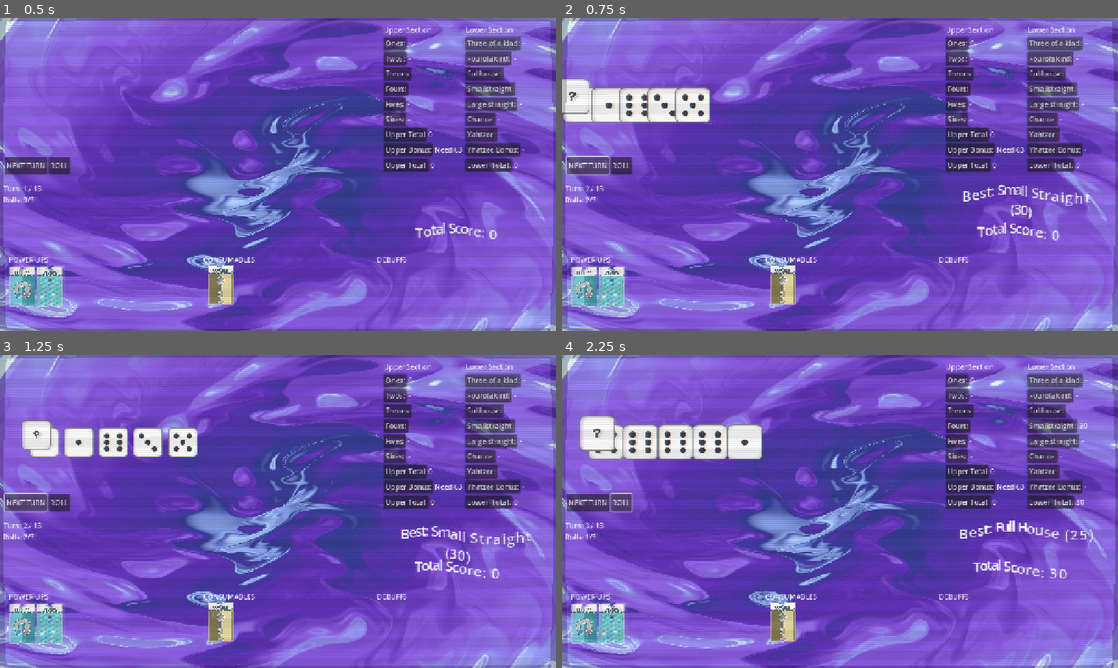
Above: before the commit, frames 1-4 (two rows, left to right).
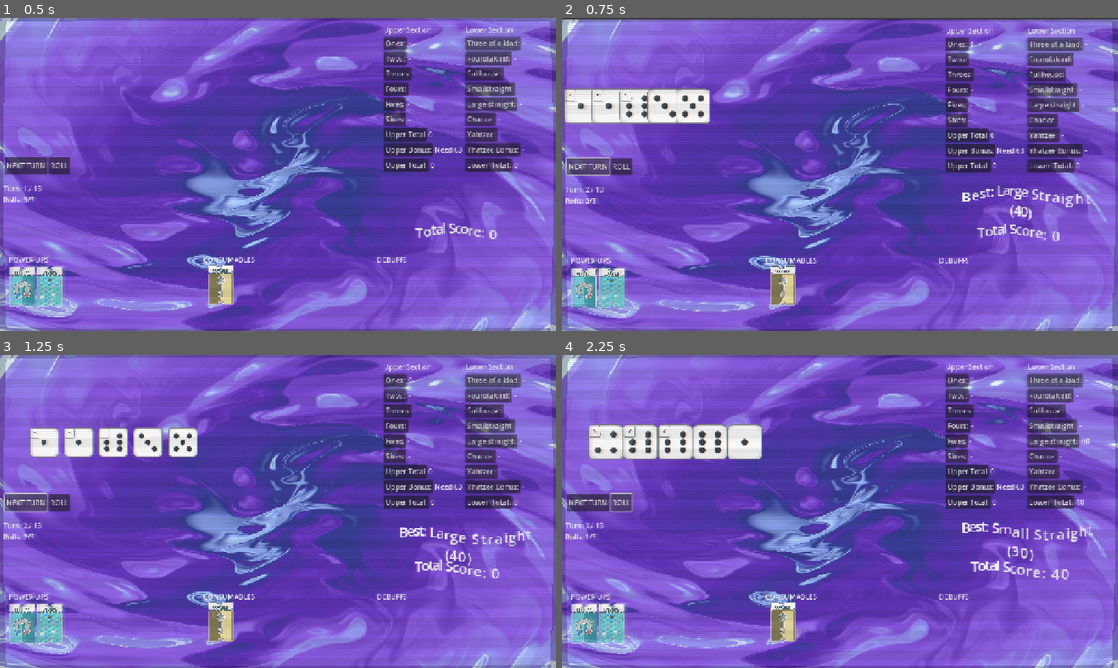
Above: after the commit, the same moments.

Repository: unclemoney/DiceRogue
Game: Godot game, scene res://Tests/DebuffTest.tscn
Same seed, same stepped clock (60 frames per second), same inputs: the game is played once before the commit and once after it. The project has no main scene, so this scene is started directly. The engine's default icon, where the game draws it, is replaced by a stand-in: a white triangle on a blue panel in a dark square.
Inputs:
- Up to frame 1 (0.5 s): no input
- Up to frame 2 (0.75 s): click "NEXT TURN" at 0.5 s
- Up to frame 3 (1.25 s): no input
- Up to frame 4 (2.25 s): click "NEXT TURN" at 1.25 s; click "ROLL" at 2 s

Frame 1 is identical in both runs. In frame 2, 8.3% of the frame differs, in the area x 0-100%, y 0-100%; in frame 3, 1.0%; in frame 4, 1.9%.

Commit message:
Add wildcard mod to multiple dice and UI tweaks
Expanded wildcard mod application to second and third dice in game_controller.gd. Updated ModIcon scene and script for new icon and tooltip offset. Changed WildCardMod display name to 'Wild Dice'. Increased extra rolls power-up to 10 rolls. Minor UI and animation adjustments for Yahtzee bonus feedback.

Diff:
--- a/Scenes/Mods/ModIcon.tscn
+++ b/Scenes/Mods/ModIcon.tscn
@@ -1,7 +1,7 @@
 [gd_scene load_steps=3 format=3 uid="uid://cn23jc2f30b7q"]
 
 [ext_resource type="Script" uid="uid://b2ncvkrk2usxe" path="res://Scripts/Mods/mod_icon.gd" id="1_1ncyp"]
-[ext_resource type="Texture2D" uid="uid://dhu773gp3lwd4" path="res://Resources/Art/Dice/BlueSquare.png" id="2_4yhde"]
+[ext_resource type="Texture2D" uid="uid://bw04snvvsy6q5" path="res://Resources/Art/Dice/dieWhite_borderWild.png" id="2_4yhde"]
 
 [node name="ModIcon" type="TextureRect"]
 custom_minimum_size = Vector2(30, 30)
@@ -14,9 +14,8 @@
 script = ExtResource("1_1ncyp")
 
 [node name="Sprite2D" type="Sprite2D" parent="."]
-visible = false
-position = Vector2(39, 39)
-scale = Vector2(0.075, 0.075)
+position = Vector2(11, 11)
+scale = Vector2(0.331618, 0.331618)
 texture = ExtResource("2_4yhde")
 
 [node name="TooltipBg" type="PanelContainer" parent="."]
@@ -25,6 +24,8 @@
 offset_bottom = 40.0
 
 [node name="Tooltip" type="Label" parent="TooltipBg"]
-visible = false
 layout_mode = 2
 text = "Tips"
+
+[connection signal="mouse_entered" from="." to="." method="_on_mouse_entered"]
+[connection signal="mouse_exited" from="." to="." method="_on_mouse_exited"]
--- a/Scripts/Core/dice_results.gd
+++ b/Scripts/Core/dice_results.gd
@@ -4,7 +4,7 @@
 var values: Array[int] = []
 var locked: Array[bool] = []
 var score: Dictionary = {}
-var dice_refs: Array[Dice] = []  # Add this to store dice references
+var dice_refs: Array[Dice] = []
 var scorecard: Scorecard = null
 
 func set_values(values: Array[int]) -> Dictionary:
--- a/Scripts/Core/game_controller.gd
+++ b/Scripts/Core/game_controller.gd
@@ -309,3 +309,27 @@
 				push_error("Failed to spawn wildcard mod")
 		else:
 			push_error("Failed to add wildcard mod - missing die or mod manager")
+		var second_die = dice_hand.dice_list[1]
+		if second_die and mod_manager:
+			print("Adding wildcard mod to second die")
+			var mod = mod_manager.spawn_mod("wildcard", second_die)
+			if mod:
+				second_die.add_mod(mod_manager.get_def("wildcard"))
+				print("Wildcard mod spawned successfully")
+			else:
+				print("Wildcard mod spawned failed")
+				push_error("Failed to spawn wildcard mod")
+		else:
+			push_error("Failed to add wildcard mod - missing die or mod manager")
+		var third_die = dice_hand.dice_list[2]
+		if third_die and mod_manager:
+			print("Adding wildcard mod to third die")
+			var mod = mod_manager.spawn_mod("wildcard", third_die)
+			if mod:
+				third_die.add_mod(mod_manager.get_def("wildcard"))
+				print("Wildcard mod spawned successfully")
+			else:
+				print("Wildcard mod spawned failed")
+				push_error("Failed to spawn wildcard mod")
+		else:
+			push_error("Failed to add wildcard mod - missing die or mod manager")
--- a/Scripts/Mods/WildCardMod.tres
+++ b/Scripts/Mods/WildCardMod.tres
@@ -7,7 +7,7 @@
 [resource]
 script = ExtResource("1_h72km")
 id = "wildcard"
-display_name = "Wild Card"
+display_name = "Wild Dice"
 description = "Allows the Dice to Count as Any Number"
 icon = ExtResource("1_m1i2y")
 scene = ExtResource("2_be2vc")
--- a/Scripts/Mods/mod_icon.gd
+++ b/Scripts/Mods/mod_icon.gd
@@ -2,7 +2,7 @@
 class_name ModIcon
 
 @export var data: ModData
-@export var tooltip_offset := Vector2(20, 20)
+@export var tooltip_offset := Vector2(-50, -50)
 
 @onready var tooltip: Label = $TooltipBg/Tooltip
 @onready var tooltip_bg: PanelContainer = $TooltipBg
@@ -13,7 +13,7 @@
 		return
 
 	if data:
-		texture = data.icon
+		#texture = data.icon
 		tooltip.text = data.display_name
 		tooltip_bg.visible = false
 	else:
--- a/Scripts/PowerUps/extra_rolls_power_up.gd
+++ b/Scripts/PowerUps/extra_rolls_power_up.gd
@@ -6,7 +6,7 @@
 func apply(target) -> void:
 	var tracker: TurnTracker = target as TurnTracker
 	if tracker:
-		tracker.MAX_ROLLS = 4
+		tracker.MAX_ROLLS = 10
 		emit_signal("max_rolls_changed", 4)
 	else:
 		push_error("[ExtraRolls] Invalid target passed to apply()")
--- a/Scripts/UI/score_card_ui.gd
+++ b/Scripts/UI/score_card_ui.gd
@@ -442,8 +442,6 @@
 	emit_signal("score_rerolled", section, category, score)
 
 func _on_yahtzee_bonus_achieved(points: int) -> void:
-	# ... existing animation code ...
-
 	# Extra visual feedback for bonus yahtzee
 	if total_score_label:
 		# Bigger text animation
@@ -454,10 +452,12 @@
 		tween.tween_property(total_score_label, "theme_override_font_sizes/normal_font_size",
 			base_size, 0.2)
 
-		# Update with new total including bonus
-		update_all()
+
 
 		# Optional: Add celebratory particle effect
 		var screen_shake = get_tree().root.find_child("ScreenShake", true, false)
 		if screen_shake:
 			screen_shake.shake(0.8, 0.5)  # Big shake for bonus yahtzee!
+
+		# Update with new total including bonus
+		update_all()
